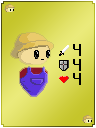
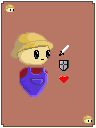
Layered file, before and after one edit (96 x 128). Changes by layer:
added group "Group 1 copy" with 3 layers above "Group 1" over <box>59,45,69,83</box>
moved "def" into group "Group 1 copy" over <box>59,68,69,71</box>
moved "hp" into group "Group 1 copy" over <box>59,76,69,83</box>
moved "Attk" into group "Group 1 copy", painted on it over <box>59,45,69,56</box>
renamed "Layer 4 copy 2" to "Group 2", hid it, painted on it over <box>73,44,81,85</box>
removed layer "Layer 4 copy" over <box>73,59,81,71</box>
removed layer "Layer 4" over <box>73,44,81,56</box>
hid "Layer 5 copy 2" over <box>1,1,95,127</box>
